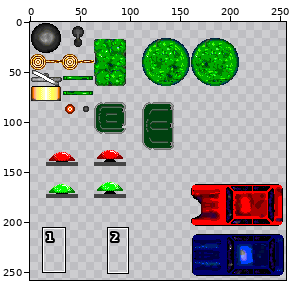
Sprite sheet: Assets/Graph/images/mobilier_urbain.png. The picture above shows the old version from afar; the outline marks the close-up.
Close-up. The starting point:
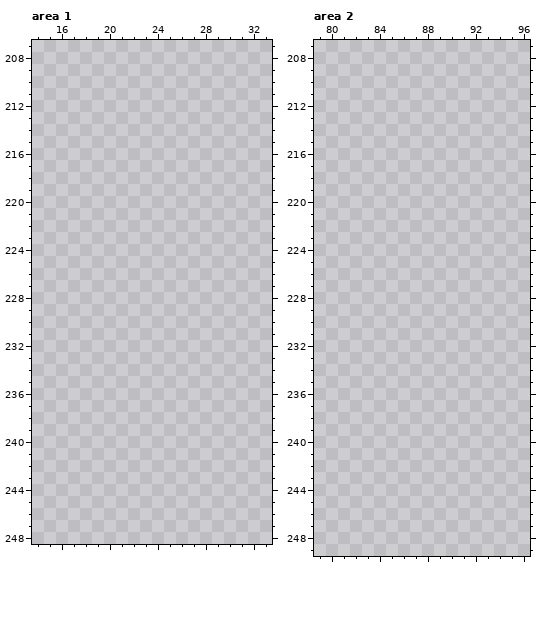
The file is 256x320 pixels. Colours within 5 levels of each other are drawn and written as one. Shown: area 1: x 14..33, y 207..248; area 2: x 79..96, y 207..249. The wide view leaves out empty margins. The commit also changed other parts of the picture, which this record leaves out.
The result:
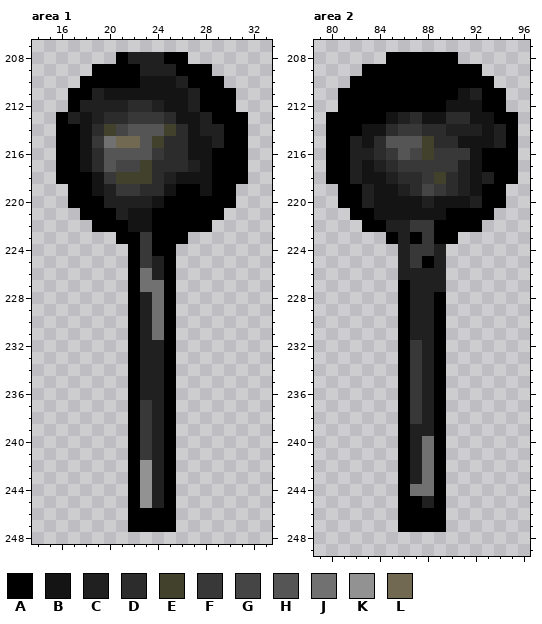
Palette (. is transparent): A #000000  B #141414  C #202020  D #2c2c2c  E #41412c  F #383838  G #454545  H #555555  J #717171  K #929292  L #716951
From old to new:
Area 1:
y 208: x 21..26 ...... -> ACCCAA
y 209: x 19..28 .......... -> AAAACCCAAA
y 210: x 18..29 ............ -> AAAAABBBCAAA
y 211: x 17..30 .............. -> AACBBBBBBBCAAA
y 212: x 17..30 .............. -> ACCCCDDCBBCAAA
y 213: x 16..31 ................ -> ACBCDDFFFDBBCAAA
y 214: x 16..31 ................ -> AABDEGHHHEDBCCAA
y 215: x 16..31 ................ -> AABFJLLHEDDBBCAA
y 216: x 16..31 ................ -> AABDHHHHFDDBBAAA
y 217: x 16..31 ................ -> AABDHGGEDDDCBAAA
y 218: x 16..31 ................ -> AAABFEEEDCBBBAAA
y 219: x 17..30 .............. -> AABCFFDDBAABAA
y 220: x 17..30 .............. -> AAACCCCBAAAAAA
y 221: x 18..29 ............ -> AAACBBAAAAAA
y 222: x 19..28 .......... -> AAABBAAAAA
y 223: x 21..26 ...... -> AAFAAA
y 224: x 22..25 .... -> AFAA
y 225: x 22..25 .... -> AFCA
y 226: x 22..25 .... -> AJCA
y 227: x 22..25 .... -> AJJA
y 228..231: x 22..25 .... -> ACJA
y 232..236: x 22..25 .... -> ACCA
y 237..241: x 22..25 .... -> AFCA
y 242..245: x 22..25 .... -> AKCA
y 246..247: x 22..25 .... -> AAAA
Area 2:
y 208: x 85..90 ...... -> AAAAAA
y 209: x 83..92 .......... -> AAAAAAAAAA
y 210: x 82..93 ............ -> AAAAAAAAAAAA
y 211: x 81..94 .............. -> AAAAAAAAAABCAA
y 212: x 81..94 .............. -> AAAAAAAAABBBAA
y 213: x 80..95 ................ -> AAAAABCDBBDDBBAA
y 214: x 80..95 ................ -> AAABBDFFDDCCCBCA
y 215: x 80..95 ................ -> AACBDHHHEDDBBBCA
y 216: x 80..95 ................ -> AACCDFHGEFFFBAAA
y 217: x 80..95 ................ -> AACBCDFFFFFCBAAA
y 218: x 80..95 ................ -> AACBBCDDFEDCBCAA
y 219: x 81..94 .............. -> AACBBCDGFDCBAA
y 220: x 81..94 .............. -> AACBBBBCBBBCAA
y 221: x 82..93 ............ -> AABBBBBBAAAA
y 222: x 83..92 .......... -> AACCFFAAAA
y 223: x 85..90 ...... -> ACAFAA
y 224: x 86..89 .... -> CFFC
y 225: x 86..89 .... -> CFAC
y 226: x 86..89 .... -> CCCC
y 227: x 86..89 .... -> ACCC
y 228..231: x 86..89 .... -> ACCA
y 232..238: x 86..89 .... -> AFCA
y 239: x 86..89 .... -> ACCA
y 240..243: x 86..89 .... -> ACJA
y 244: x 86..89 .... -> AJJA
y 245: x 86..89 .... -> AACA
y 246..247: x 86..89 .... -> AAAA
